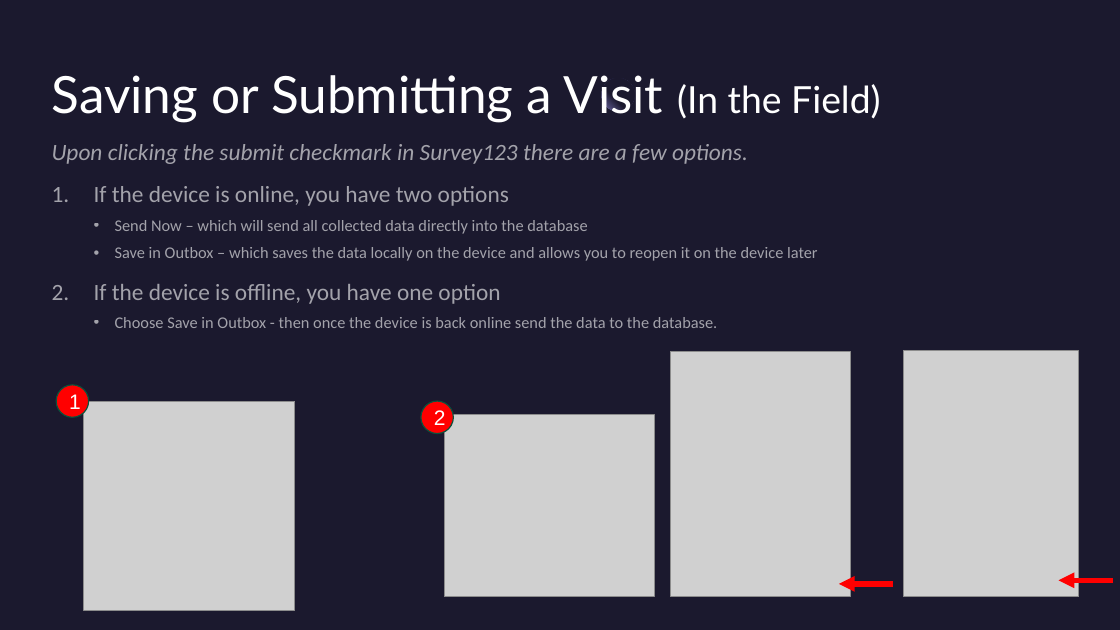
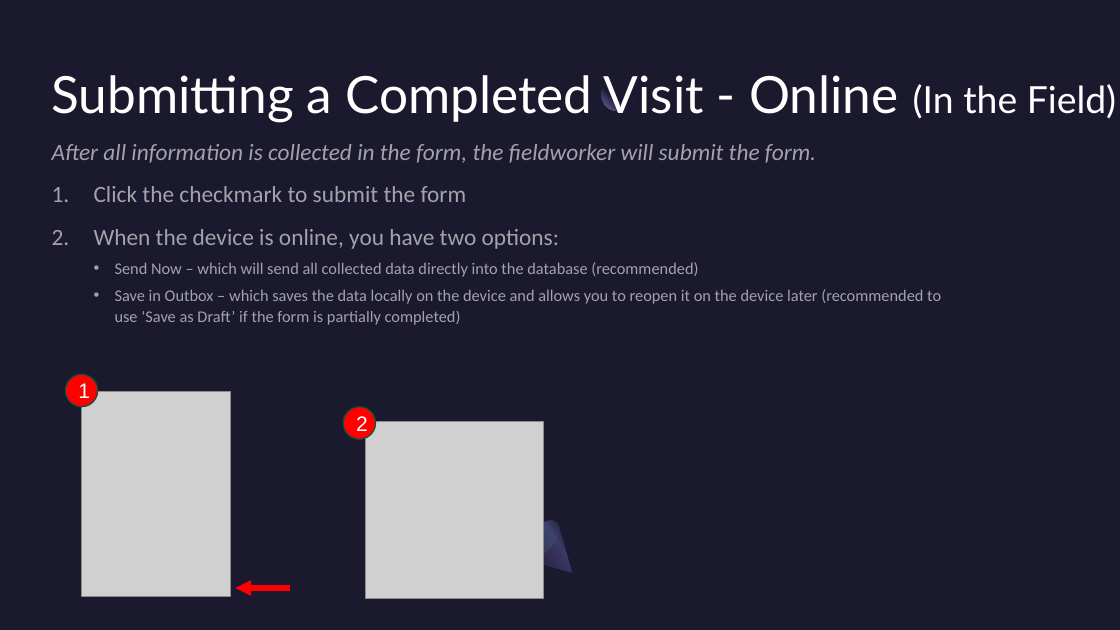
Before and after one commit to NWFWMD-IT/Hydrologic-Monitoring-Project, a slide deck: slide 7 of documents/user_guides/Hydrologic-Monitoring-Project-Fieldwork-Instructions.pptx (slide 6 before the commit). Drawn at 1120x630 pixels with LibreOffice and Linux fonts; fonts in the diff are those of the drawing; grey boxes stand for pictures. Boxes give left, top, right and bottom in pixels: in the first picture for what was removed or moved away, otherwise in the second. Text is boxed around its words. In the diff, an @@ line names an element or a change of style, - is before the commit and + after.

Commit message:
Added directions on Save as Draft option

```diff
--- a/documents/user_guides/Hydrologic-Monitoring-Project-Fieldwork-Instructions.pptx
+++ b/documents/user_guides/Hydrologic-Monitoring-Project-Fieldwork-Instructions.pptx
@@ title at (52, 75, 1116, 123): text changed @@
-Saving or Submitting a Visit (In the Field)
+Submitting a Completed Visit - Online (In the Field)
@@ text at (52, 144, 941, 325): text changed @@
-Upon clicking the submit checkmark in Survey123 there are a few options.
-1. If the device is online, you have two options
-  • Send Now – which will send all collected data directly into the database
-  • Save in Outbox – which saves the data locally on the device and allows you to reopen it on the device later
-2. If the device is offline, you have one option
-  • Choose Save in Outbox - then once the device is back online send the data to the database.
+After all information is collected in the form, the fieldworker will submit the form.
+1. Click the checkmark to submit the form
+2. When the device is online, you have two options:
+  • Send Now – which will send all collected data directly into the database (recommended)
+  • Save in Outbox – which saves the data locally on the device and allows you to reopen it on the device later (recommended to use ‘Save as Draft’ if the form is partially completed)
@@ picture removed at (670, 352, 850, 597) @@
@@ picture removed at (903, 351, 1079, 597) @@
@@ ellipse "1": place and size @@
-ellipse "1" at (56, 385, 89, 418)
+ellipse "1" at (66, 375, 98, 408)
@@ picture added at (82, 392, 230, 597) @@
@@ ellipse "2": place and size @@
-ellipse "2" at (421, 401, 454, 434)
+ellipse "2" at (344, 407, 376, 439)
@@ picture removed at (444, 415, 655, 597) @@
@@ picture: place and size @@
-picture at (84, 401, 295, 610)
+picture at (365, 422, 544, 599)
@@ ellipse added at (513, 513, 566, 566), fill gradient #454075 to #5BEFC1 @@
@@ freeform shape added at (514, 514, 590, 590), fill gradient #2C284A to #3C3867 to #1B192E @@
@@ arrow moved from (1113, 581) - (1059, 581) to (290, 588) - (235, 588) @@
@@ arrow removed from (893, 584) to (839, 584) @@
```
Also in this commit, not shown: 2 slides added.
